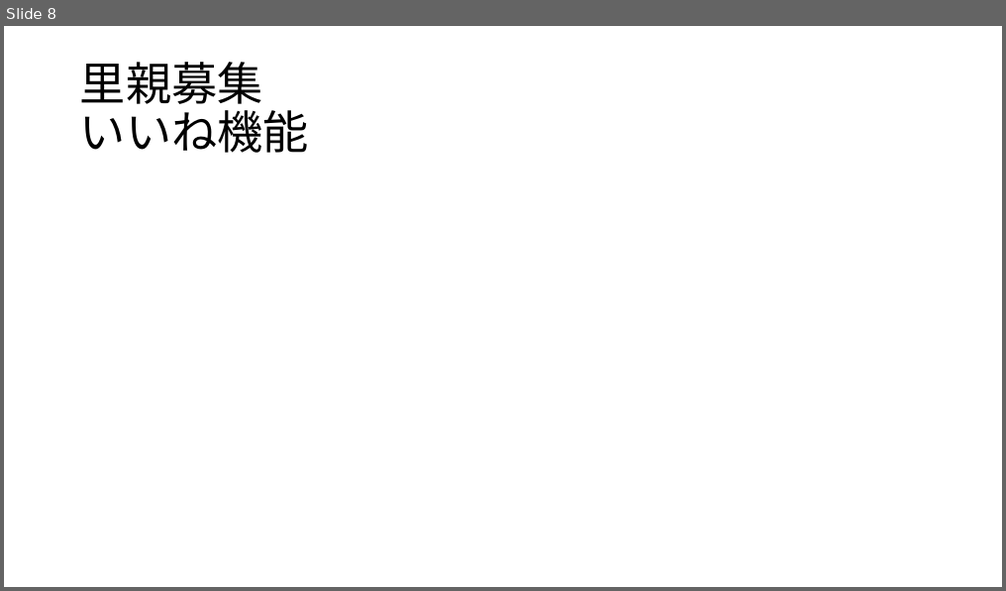
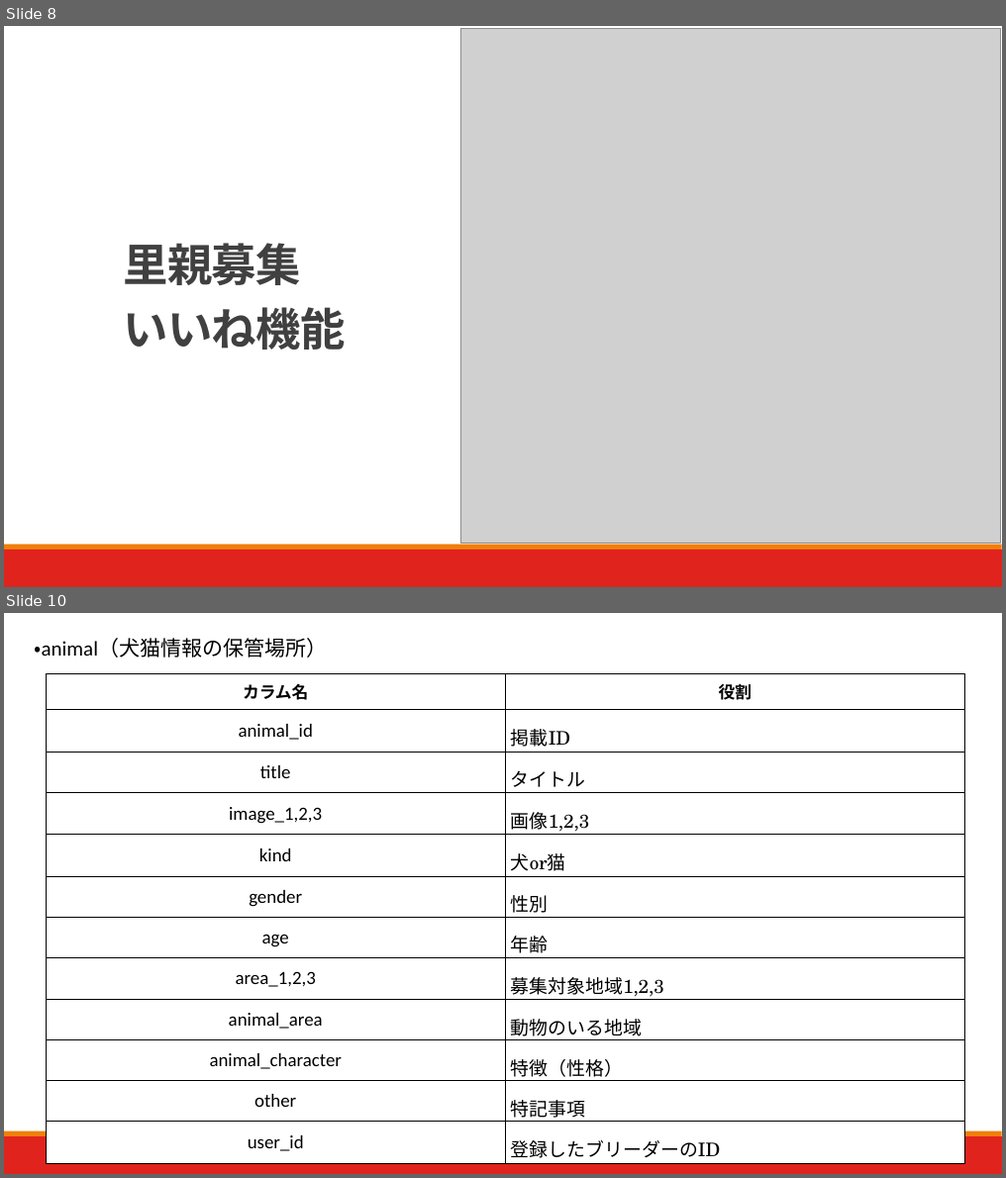
Before and after one commit to yu-kobatake/kfc, a slide deck: KFC発表資料.pptx. Shown one above the other, each under a label of ours: slide 8 before the commit, slides 8 and 10 after it; the slides between them are not shown. The pictures are 1006x591 and 1006x1178 pixels, drawn with LibreOffice and Linux fonts; fonts in the diff are those of the drawing; grey boxes stand for pictures. Boxes give left, top, right and bottom in pixels: in the first picture for what was removed or moved away, otherwise in the second. Text is boxed around its words. In the diff, an @@ line names an element or a change of style, - is before the commit and + after.

```diff
--- a/KFC発表資料.pptx
+++ b/KFC発表資料.pptx
@@ slide 10 added at (4, 613, 1002, 1174), background #FFFFFF; not listed: 2 template elements that a slide beside it also shows @@
@@ text added at (34, 638, 327, 658), 20 pt, text #000000 @@
+・animal（犬猫情報の保管場所）
@@ table added at (46, 673, 965, 1162), 12 rows, 2 columns @@
+カラム名 | 役割
+animal_id | 掲載ID
+title | タイトル
+image_1,2,3 | 画像1,2,3
+kind | 犬or猫
+gender | 性別
+age | 年齢
+area_1,2,3 | 募集対象地域1,2,3
+animal_area | 動物のいる地域
+animal_character | 特徴（性格）
+other | 特記事項
+user_id | 登録したブリーダーのID
@@ slide 8 changed as well @@
@@ picture added at (460, 29, 1001, 544) @@
@@ title "里親募集 いいね機能": place and size @@
-title "里親募集 いいね機能" at (80, 62, 309, 153)
+title "里親募集 いいね機能" at (123, 243, 346, 350)
@@ title "里親募集 いいね機能" at (123, 243, 346, 350): size 44 to 43.2 pt, font Noto Sans CJK JP to Calibri, text colour #000000 to #404040, letter spacing 0 to -0.5 pt, bold on; line spacing 0.9 to 1.2; vertical alignment middle to bottom @@
@@ rectangle added at (4, 550, 1002, 587), fill #E1231E @@
@@ rectangle added at (4, 545, 1002, 550), fill #F07F09 @@
```
Also in this commit, not shown: 9 other slides changed, 5 other slides added, 1 other file.
